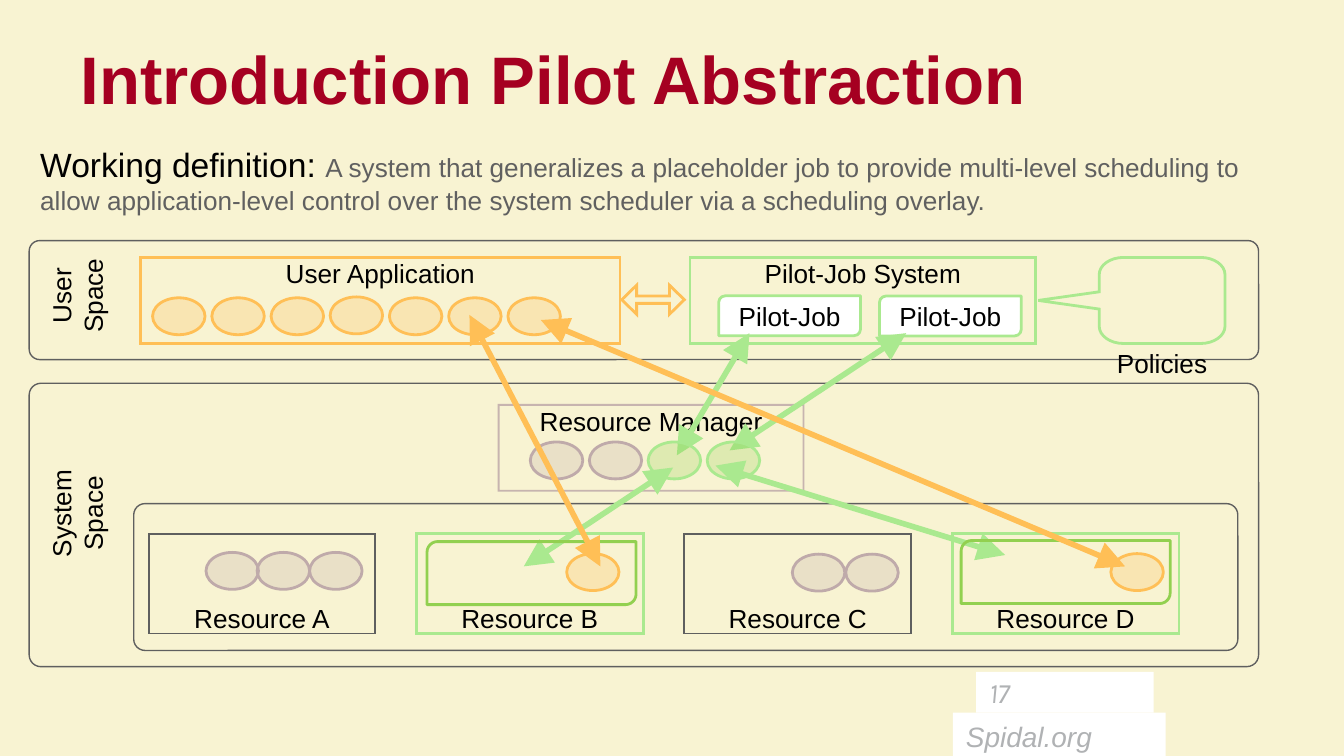
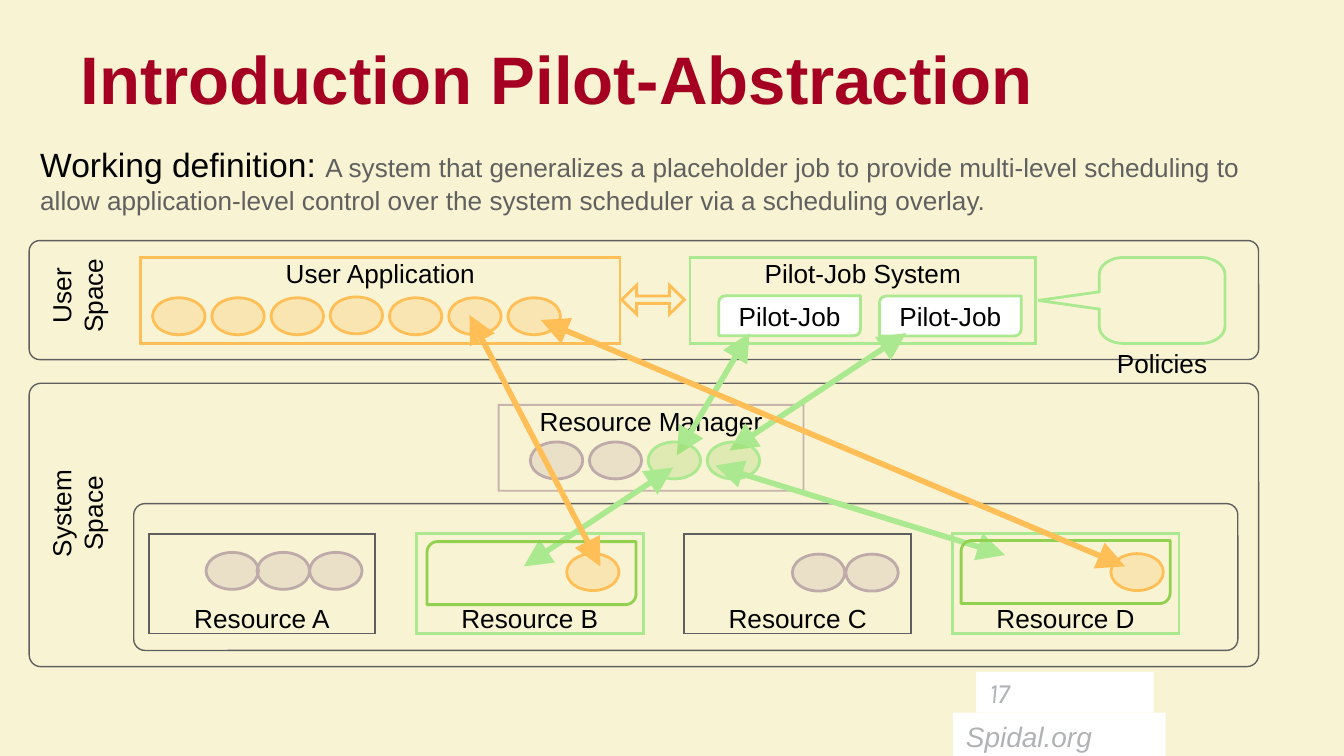
Before and after one commit to radical-cybertools/BioSimTutorial, a slide deck: slide 17 of Slides/SPIDAL-MIDAS-BioSim-Feb2017.pptx. Drawn at 1344x756 pixels with LibreOffice and Linux fonts; fonts in the diff are those of the drawing; background and template pictures are left out. Boxes give left, top, right and bottom in pixels: in the first picture for what was removed or moved away, otherwise in the second. Text is boxed around its words. In the diff, an @@ line names an element or a change of style, - is before the commit and + after.

```diff
--- a/Slides/SPIDAL-MIDAS-BioSim-Feb2017.pptx
+++ b/Slides/SPIDAL-MIDAS-BioSim-Feb2017.pptx
@@ title at <box>81,55,1033,105</box>: text changed @@
-Introduction Pilot Abstraction
+Introduction Pilot-Abstraction
```
Also in this commit, not shown: 4 other slides changed.
